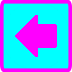
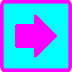
Layer changes from the first 72×72 image to the second:
painted on "Layer 1" over box(15, 15, 57, 57)
